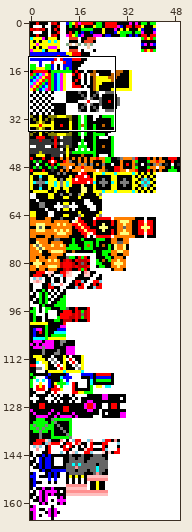
A sprite sheet gets an edit: public/images/boards_sprites.png. Above, an overview of the earlier version with the close-up marked.
Close-up. Old version:
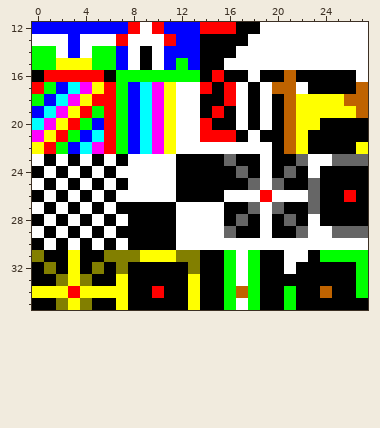
The file is 50x166 pixels. Shown: x 0..27, y 12..35.
The result:
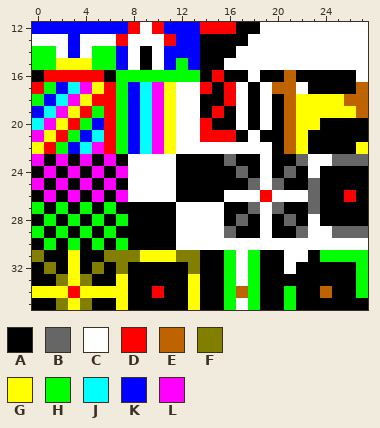
Palette (. is transparent): A #000000  B #666666  C #ffffff  D #ff0000  E #bf6300  F #827f00  G #ffff00  H #00ff00  J #00ffff  K #0000ff  L #ff00ff
Message: Add color for second player
From old to new:
{"y":23,"x":0,"old":"C","new":"L"}
{"y":23,"x":2,"old":"C","new":"L"}
{"y":23,"x":4,"old":"C","new":"L"}
{"y":23,"x":6,"old":"C","new":"L"}
{"y":24,"x":1,"old":"C","new":"L"}
{"y":24,"x":3,"old":"C","new":"L"}
{"y":24,"x":5,"old":"C","new":"L"}
{"y":24,"x":7,"old":"C","new":"L"}
{"y":25,"x":0,"old":"C","new":"L"}
{"y":25,"x":2,"old":"C","new":"L"}
{"y":25,"x":4,"old":"C","new":"L"}
{"y":25,"x":6,"old":"C","new":"L"}
{"y":26,"x":1,"old":"C","new":"L"}
{"y":26,"x":3,"old":"C","new":"L"}
{"y":26,"x":5,"old":"C","new":"L"}
{"y":26,"x":7,"old":"C","new":"L"}
{"y":27,"x":0,"old":"C","new":"H"}
{"y":27,"x":2,"old":"C","new":"H"}
{"y":27,"x":4,"old":"C","new":"H"}
{"y":27,"x":6,"old":"C","new":"H"}
{"y":28,"x":1,"old":"C","new":"H"}
{"y":28,"x":3,"old":"C","new":"H"}
{"y":28,"x":5,"old":"C","new":"H"}
{"y":28,"x":7,"old":"C","new":"H"}
{"y":29,"x":0,"old":"C","new":"H"}
{"y":29,"x":2,"old":"C","new":"H"}
{"y":29,"x":4,"old":"C","new":"H"}
{"y":29,"x":6,"old":"C","new":"H"}
{"y":30,"x":1,"old":"C","new":"H"}
{"y":30,"x":3,"old":"C","new":"H"}
{"y":30,"x":5,"old":"C","new":"H"}
{"y":30,"x":7,"old":"C","new":"H"}
{"label":"changed","picture_box":[32,154,128,250]}
